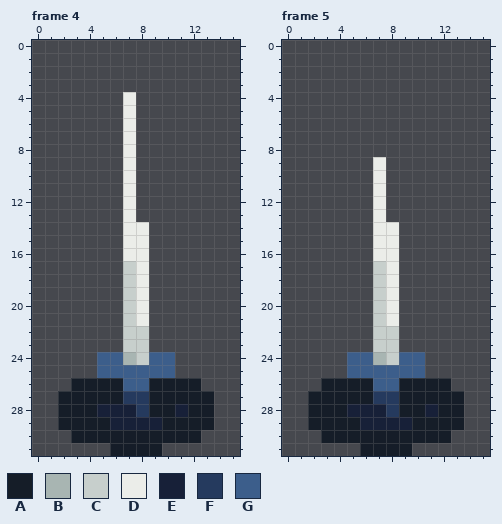
One commit to this pixel-art file: Assets/AseImporter/TileSwordComuppance.aseprite. The picture above was drawn from the file before the commit.
16x32 pixels, 8 frames. Shown: frame 4, frame 5.
Visible layers, top first: "Layer 2", "Layer 1".
Palette (. is transparent): A #151d28  B #a8b5b2  C #c7cfcc  D #ebede9  E #172038  F #253a5e  G #3c5e8b
Pixels before, frame 4, first column x 2:
 4 .....D......
 5 .....D......
 6 .....D......
 7 .....D......
 8 .....D......
 9 .....D......
10 .....D......
11 .....D......
12 .....D......
13 .....D......
14 .....DD.....
15 .....DD.....
16 .....DD.....
17 .....CD.....
18 .....CD.....
19 .....CD.....
20 .....CD.....
21 .....CD.....
22 .....CC.....
23 .....CC.....
24 ...GGBCGG...
25 ...GGGGGG...
26 .AAAAGGAAAA.
27 AAAAAFFAAAAA
28 AAAEEEFAAEAA
29 AAAAEEEEAAAA
30 .AAAAAAAAAA.
31 ....AAAA....
Pixels before, frame 5, first column x 2:
 9 .....D......
10 .....D......
11 .....D......
12 .....D......
13 .....D......
14 .....DD.....
15 .....DD.....
16 .....DD.....
17 .....CD.....
18 .....CD.....
19 .....CD.....
20 .....CD.....
21 .....CD.....
22 .....CC.....
23 .....CC.....
24 ...GGBCGG...
25 ...GGGGGG...
26 .AAAAGGAAAA.
27 AAAAAFFAAAAA
28 AAAEEEFAAEAA
29 AAAAEEEEAAAA
30 .AAAAAAAAAA.
31 ....AAAA....
After:
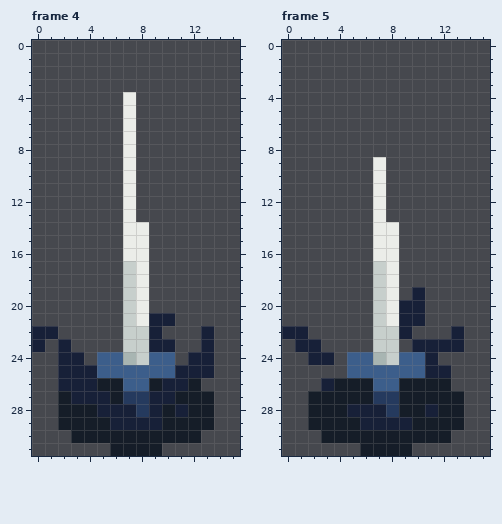
The exact change:
layer "Layer 3" added
Changed rows in their new state; - is an unchanged pixel.
Frame 4, layers "Layer 3", "Layer 2", "Layer 1":
first column x 0:
21 ---------EE---
22 EE-------E---E
23 E-E------EE--E
24 --EE--------EE
25 --EEE------EEE
26 --EEE-----EE--
27 ---EEE---EE---
28 ---------E----
Frame 5, layers "Layer 3", "Layer 2", "Layer 1":
first column x 0:
19 ----------E---
20 ---------EE---
21 ---------EE---
22 EE-------E---E
23 -EE-------EEEE
24 --EE-------E--
25 -----------EE-
26 ---E----------
Changed places in both pictures, as pixel boxes (x1, y1, x2, y2):
changed: (149, 313, 214, 417)
changed: (32, 326, 110, 404)
added: (399, 287, 464, 378)
changed: (282, 326, 334, 391)
